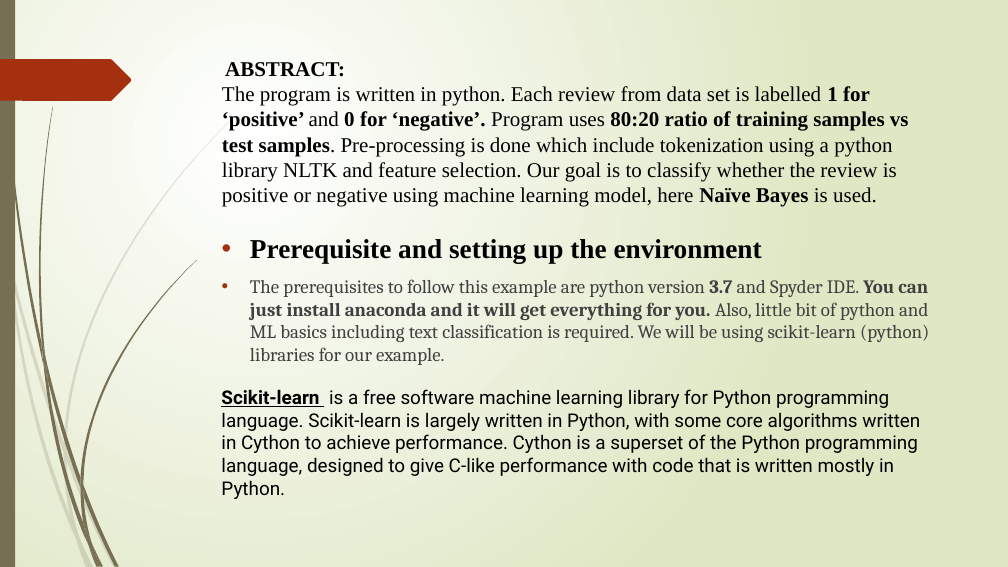
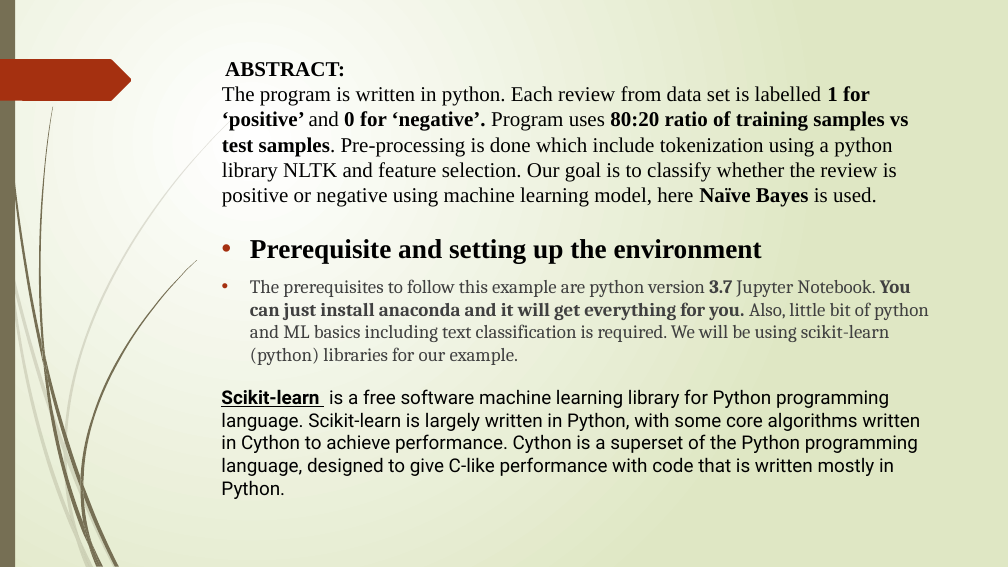
Before and after one commit to Tarun9920/Iphone-review-analyses, a slide deck: slide 3 of Seminar/NLP_ppt.pptx. Drawn at 1008x567 pixels with LibreOffice and Linux fonts; fonts in the diff are those of the drawing. Boxes give left, top, right and bottom in pixels: in the first picture for what was removed or moved away, otherwise in the second. Text is boxed around its words. In the diff, an @@ line names an element or a change of style, - is before the commit and + after.

```diff
--- a/Seminar/NLP_ppt.pptx
+++ b/Seminar/NLP_ppt.pptx
@@ text at bbox=[250, 279, 929, 365]: text changed @@
-• The prerequisites to follow this example are python version 3.7 and Spyder IDE. You can just install anaconda and it will get everything for you. Also, little bit of python and ML basics including text classification is required. We will be using scikit-learn (python) libraries for our example.
+• The prerequisites to follow this example are python version 3.7 Jupyter Notebook. You can just install anaconda and it will get everything for you. Also, little bit of python and ML basics including text classification is required. We will be using scikit-learn (python) libraries for our example.
```
Also in this commit, not shown: 2 other slides changed.
